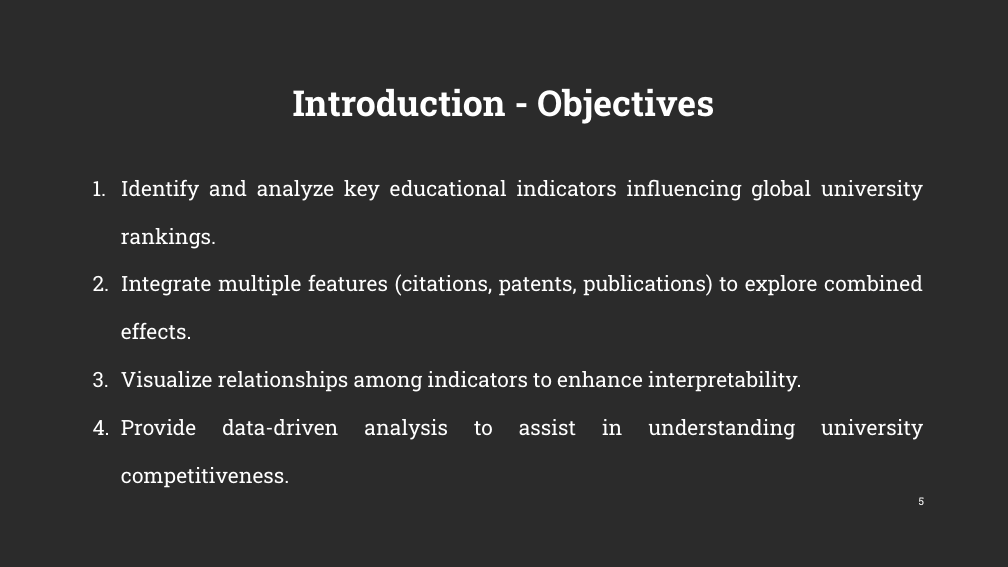
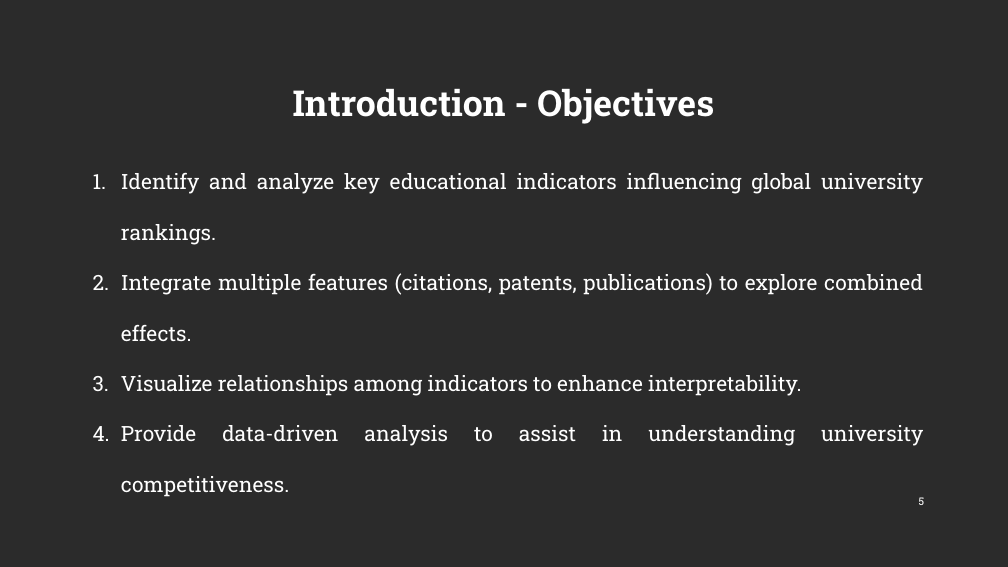
Before and after one commit to Yucheng0208/NTUT-CSIE-Master-Course, a slide deck: slide 5 of 113-2/Data-Science-Principles-with-Applications-on-Educational-Data/Proposal/proposal_slide_group6.pptx. Drawn at 1008x567 pixels with LibreOffice and Linux fonts; fonts in the diff are those of the drawing; background and template pictures are left out; a plain dark background stands for a picture behind light text. Boxes give left, top, right and bottom in pixels: in the first picture for what was removed or moved away, otherwise in the second. Text is boxed around its words. In the diff, an @@ line names an element or a change of style, - is before the commit and + after.

```diff
--- a/113-2/Data-Science-Principles-with-Applications-on-Educational-Data/Proposal/proposal_slide_group6.pptx
+++ b/113-2/Data-Science-Principles-with-Applications-on-Educational-Data/Proposal/proposal_slide_group6.pptx
@@ text "Identify and analyze key educational ..." at [121,172,923,446]: line spacing 1.9 to 2 @@
```
Also in this commit, not shown: 4 other slides changed.
